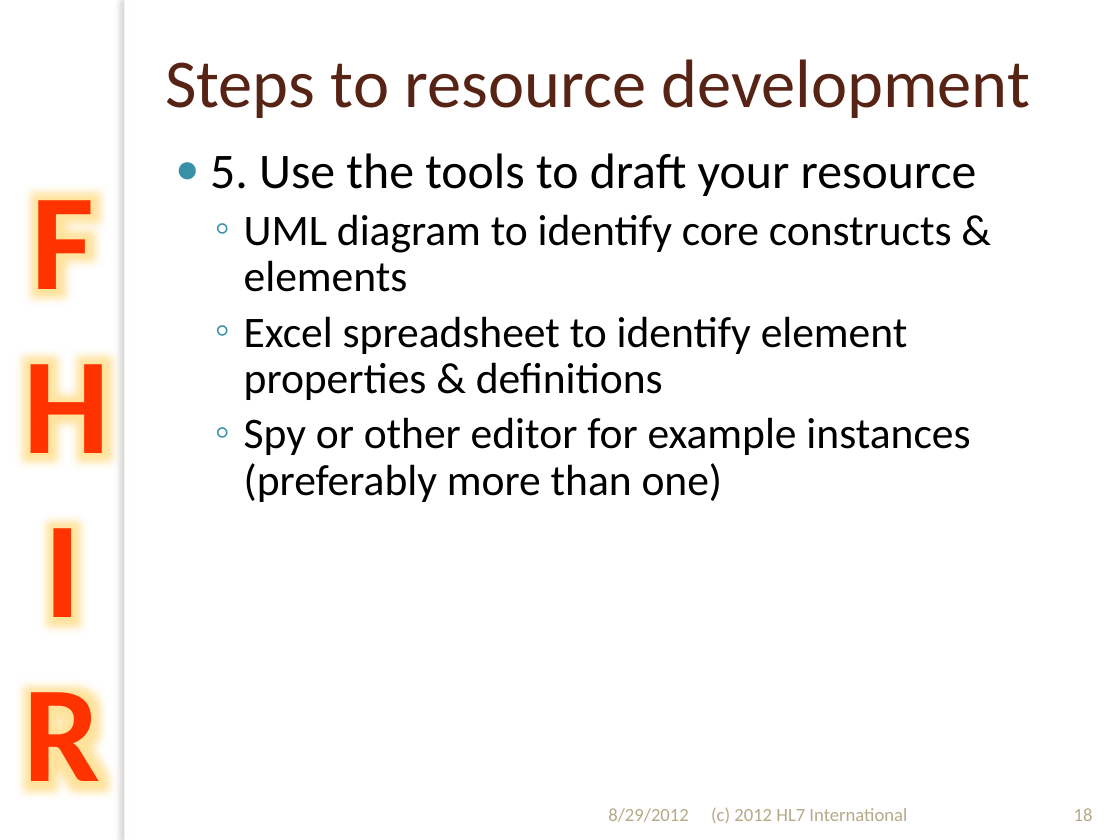
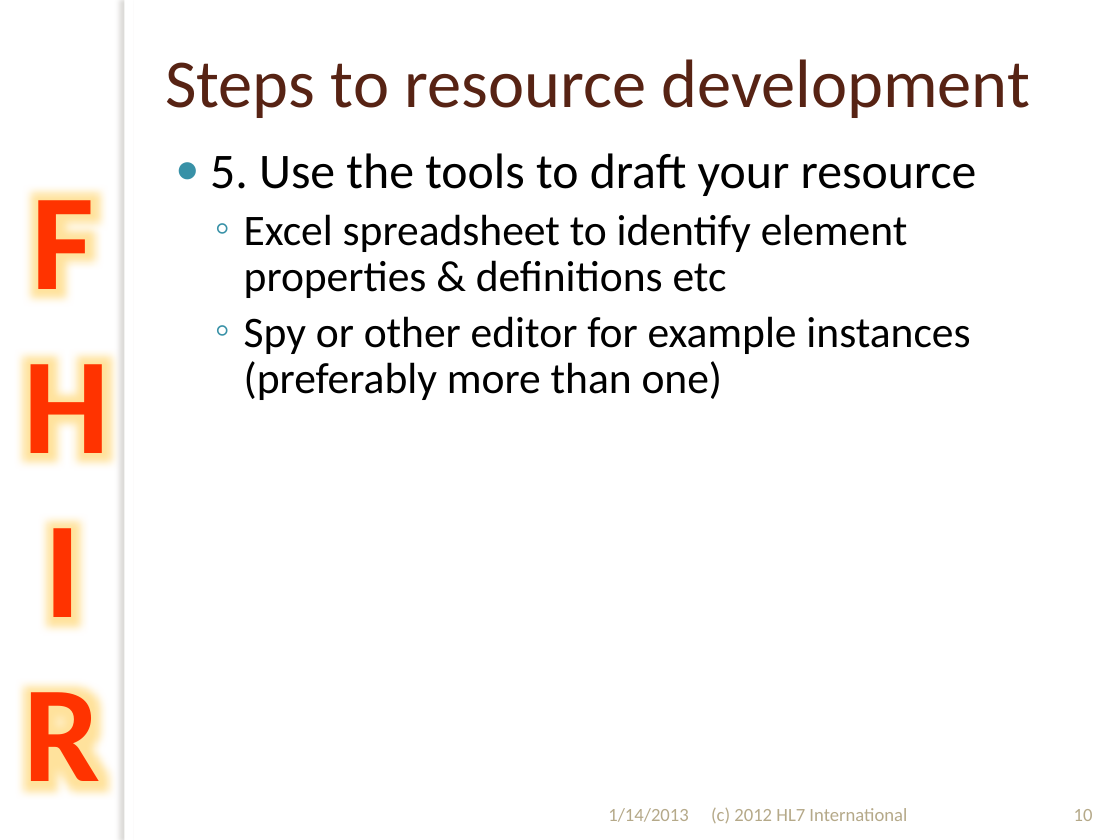
Before and after one commit to vista-novo/fhir, a slide deck: slide 10 of presentations/2012-Sept/201209 WGM Hands on with FHIR.pptx (slide 18 before the commit). Drawn at 1120x840 pixels with LibreOffice and Linux fonts; fonts in the diff are those of the drawing; background and template pictures are left out. Boxes give left, top, right and bottom in pixels: in the first picture for what was removed or moved away, otherwise in the second. Text is boxed around its words. In the diff, an @@ line names an element or a change of style, - is before the commit and + after.

```diff
--- a/presentations/2012-Sept/201209 WGM Hands on with FHIR.pptx
+++ b/presentations/2012-Sept/201209 WGM Hands on with FHIR.pptx
@@ text at [244, 214, 908, 298]: text changed @@
-  ◦ UML diagram to identify core constructs & elements
-  ◦ Excel spreadsheet to identify element properties & definitions
+  ◦ Excel spreadsheet to identify element properties & definitions etc
@@ text at [608, 808, 689, 822]: text changed @@
-8/29/2012
+1/14/2013
@@ page number at [1074, 809, 1093, 821]: text changed @@
-18
+10
```
Also in this commit, not shown: 47 other slides changed, 17 slides removed, 13 other files.
